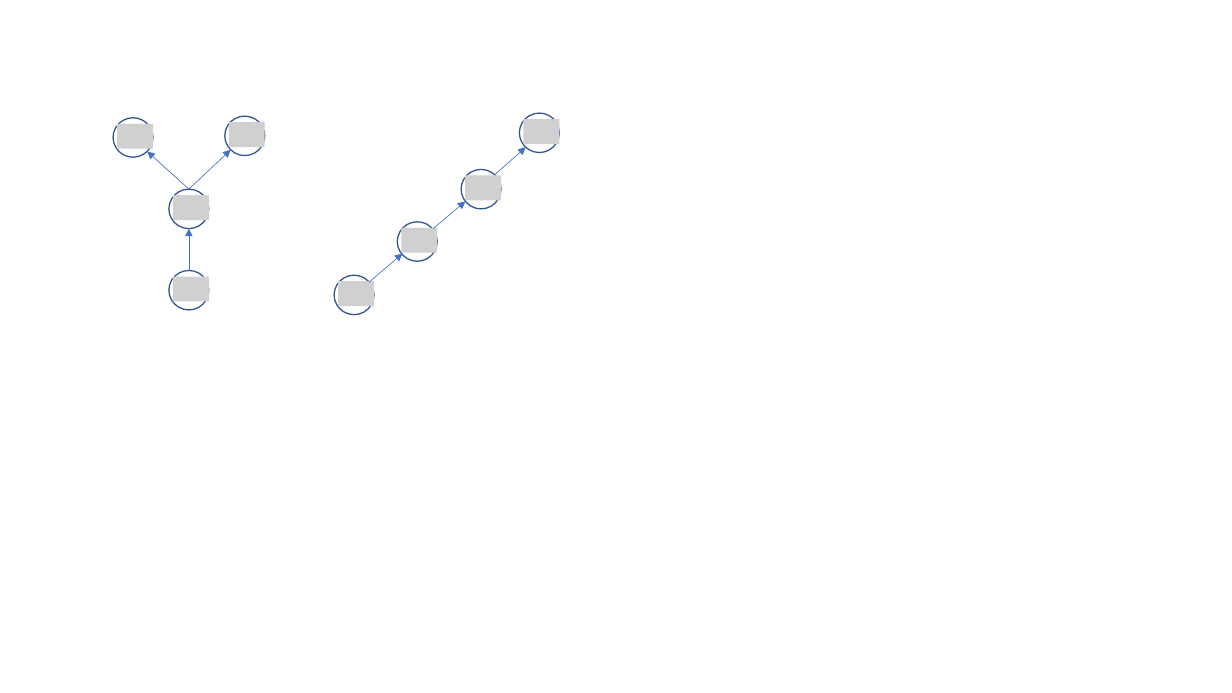
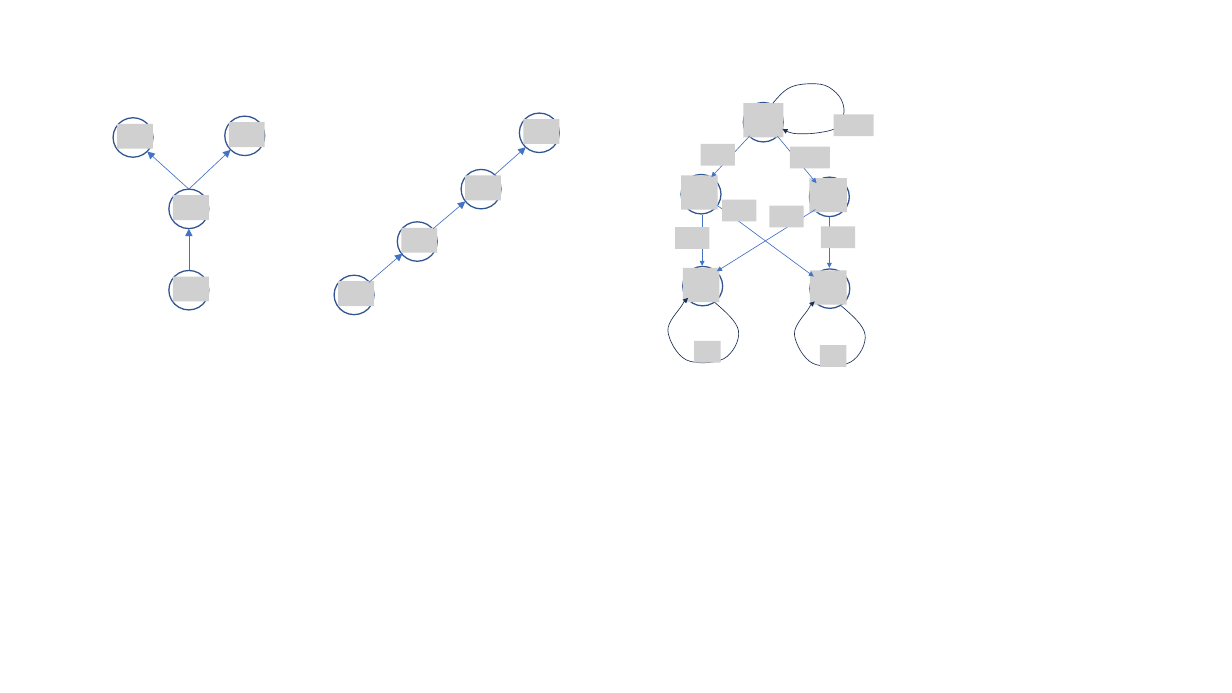
Before and after one commit to dimitarpg13/root_cause_analysis_and_model_checking, a slide deck: slide 4 of docs/RootCauseAnalysisforFulfillmentSplittingDecisions.pptx. Drawn at 1232x693 pixels with LibreOffice and Linux fonts; fonts in the diff are those of the drawing; grey boxes stand for pictures. Boxes give left, top, right and bottom in pixels: in the first picture for what was removed or moved away, otherwise in the second. Text is boxed around its words. In the diff, an @@ line names an element or a change of style, - is before the commit and + after.

```diff
--- a/docs/RootCauseAnalysisforFulfillmentSplittingDecisions.pptx
+++ b/docs/RootCauseAnalysisforFulfillmentSplittingDecisions.pptx
@@ group added at (x1=668, y1=84, x2=873, y2=368): 14 pictures, 6 arrows, 5 ellipses, 3 freeform shapes @@
```
Also in this commit, not shown: 1 other file.
